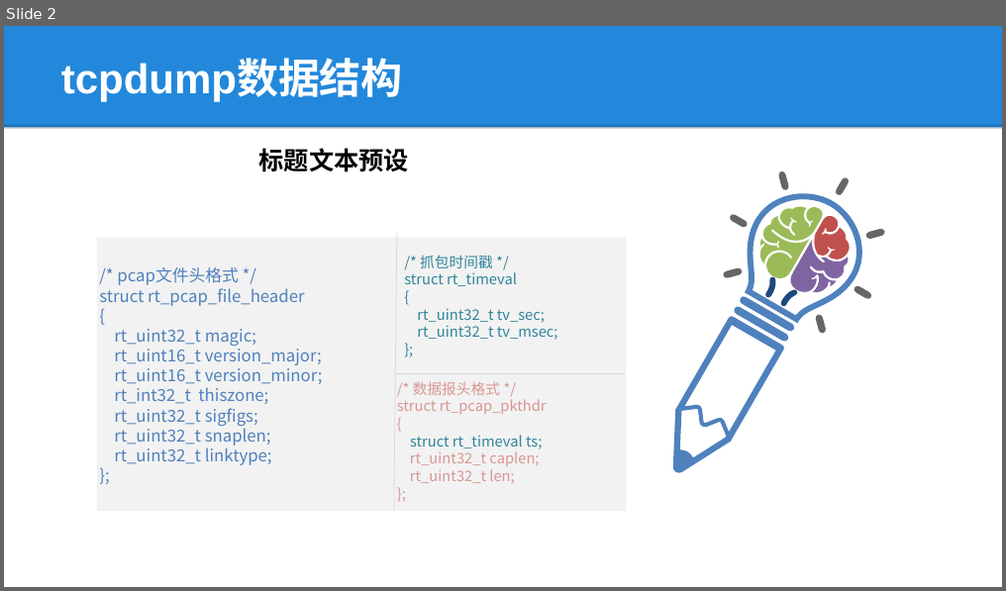
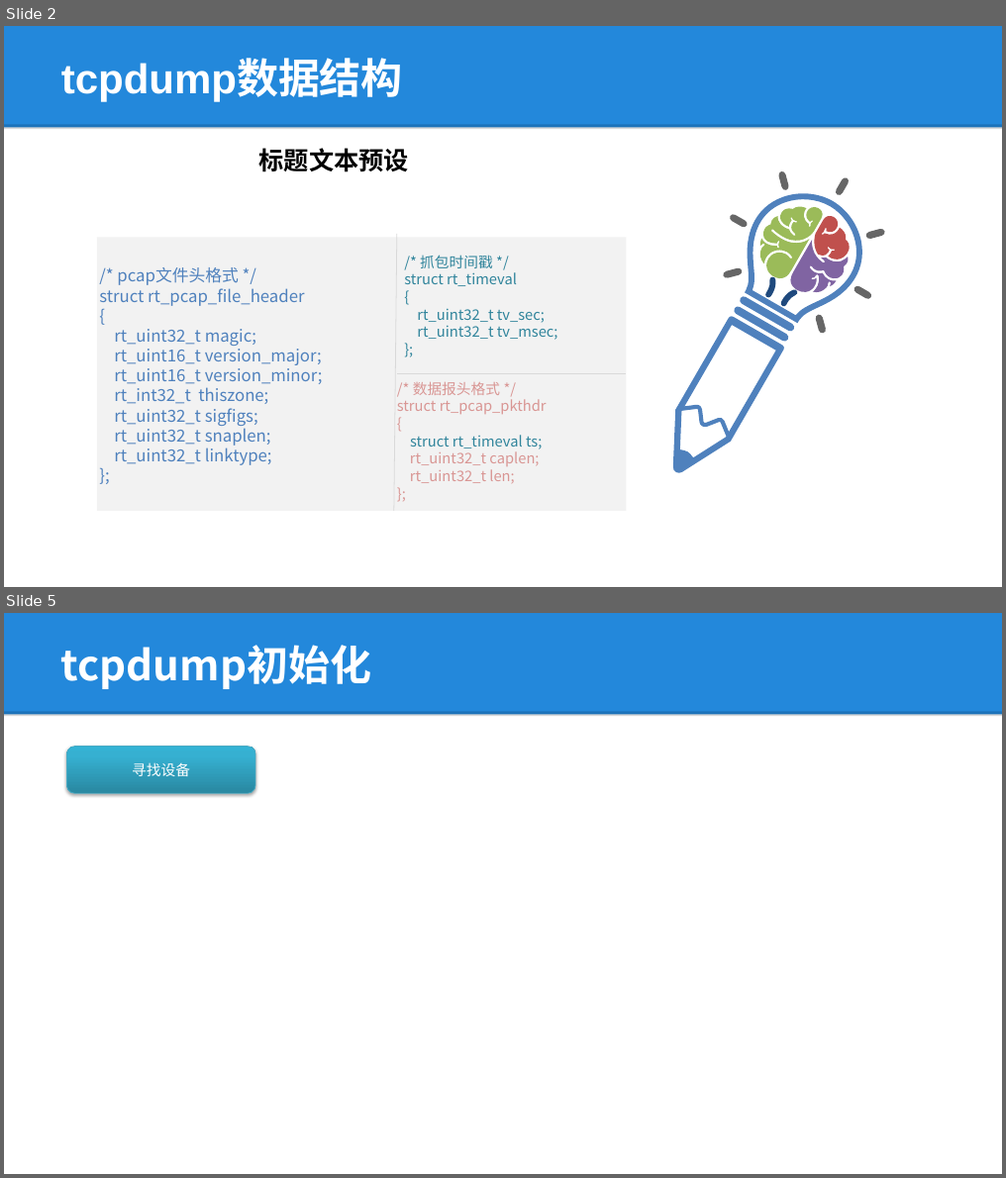
Before and after one commit to lepustse/tcpdump, a slide deck: tcpdump.pptx. Shown one above the other, each under a label of ours: slide 2 before the commit, slides 2 and 5 after it; the slides between them are not shown. The pictures are 1006x591 and 1006x1178 pixels, drawn with LibreOffice and Linux fonts; fonts in the diff are those of the drawing; background and template pictures are left out. Boxes give left, top, right and bottom in pixels: in the first picture for what was removed or moved away, otherwise in the second. Text is boxed around its words. In the diff, an @@ line names an element or a change of style, - is before the commit and + after.

```diff
--- a/tcpdump.pptx
+++ b/tcpdump.pptx
@@ slide 5 added at (4,613,1002,1174), background #FFFFFF; not listed: 2 template elements that a slide beside it also shows @@
@@ title added at (61,645,371,689), 40 pt, text #FFFFFF, bold @@
+tcpdump初始化
@@ rounded rectangle added at (67,747,255,793), fill gradient #2A88A2 to #37B1D2 to #34B4D6, outline #46AAC5 0.75 pt, 14 pt, text #FFFFFF @@
+寻找设备
```
Also in this commit, not shown: 1 slide changed, 5 other slides added, 2 slides removed.
